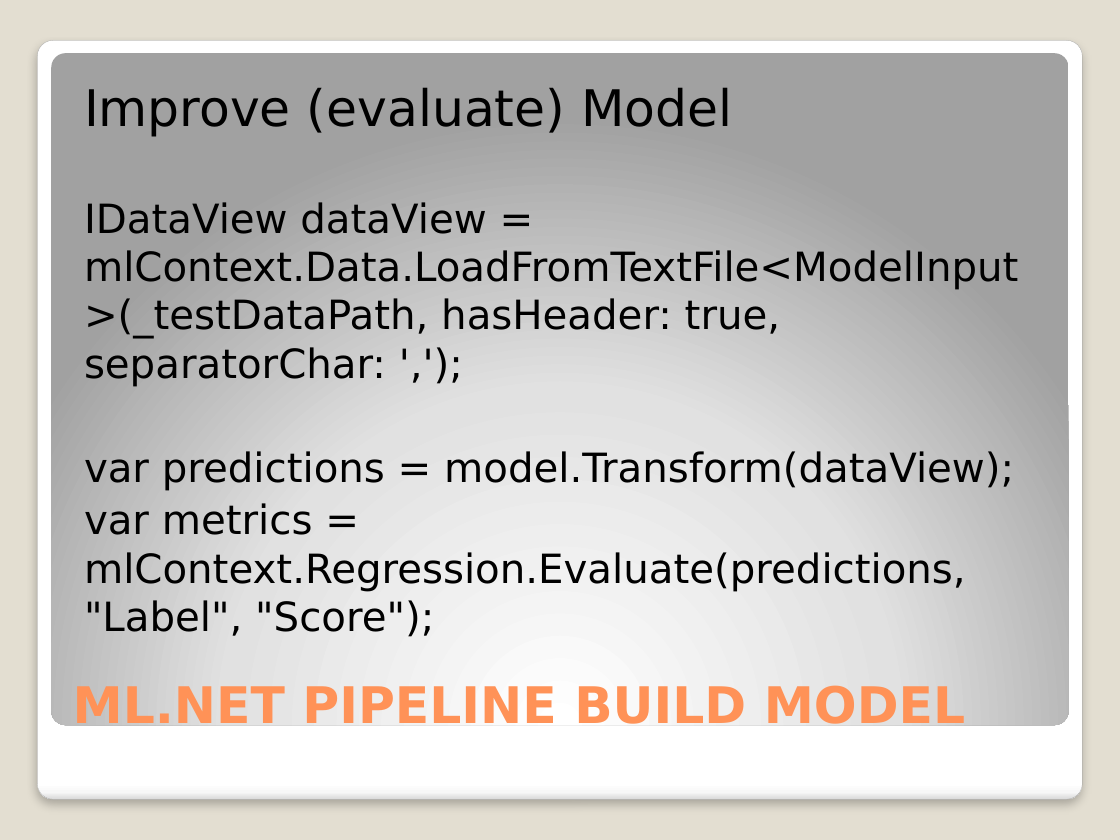
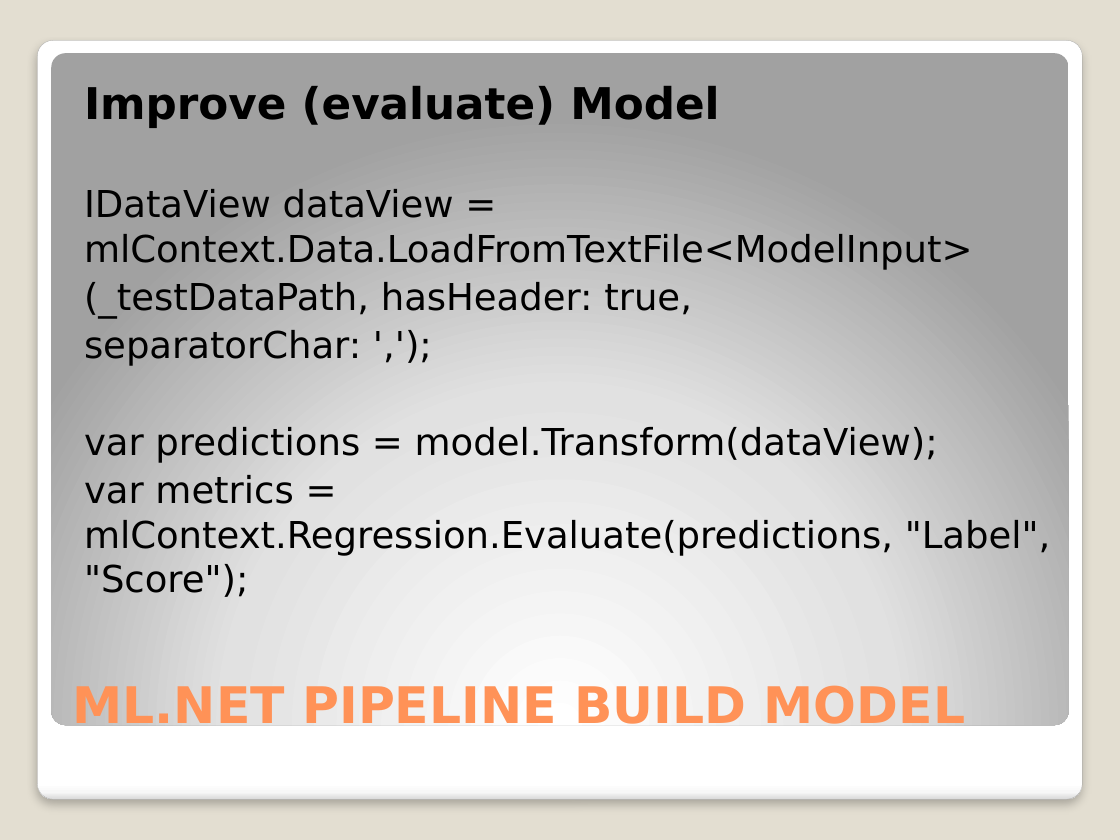
Before and after one commit to djkormo/mlnet-cli, a slide deck: slide 21 of presentation/Machine learning in Azure without Python.pptx. Drawn at 1120x840 pixels with LibreOffice and Linux fonts; fonts in the diff are those of the drawing. Boxes give left, top, right and bottom in pixels: in the first picture for what was removed or moved away, otherwise in the second. Text is boxed around its words. In the diff, an @@ line names an element or a change of style, - is before the commit and + after.

```diff
--- a/presentation/Machine learning in Azure without Python.pptx
+++ b/presentation/Machine learning in Azure without Python.pptx
@@ text at bbox=[84, 86, 1050, 597]: size 32.4 to 28.1 pt, bold on in "Improve (evaluate) Model"; size 25.9 to 23.8 pt in "var predictions = model.Transform(dataView);", "var metrics = mlContext.Regression.Evaluate(predictions, "La ..." @@
@@ text at bbox=[84, 189, 973, 366]: text changed; size 25.9 to 23.8 pt @@
-IDataView dataView = mlContext.Data.LoadFromTextFile<ModelInput>(_testDataPath, hasHeader: true, separatorChar: ',');
+IDataView dataView = mlContext.Data.LoadFromTextFile<ModelInput>
+(_testDataPath, hasHeader: true,
+separatorChar: ',');
```
Also in this commit, not shown: 10 other slides changed.
